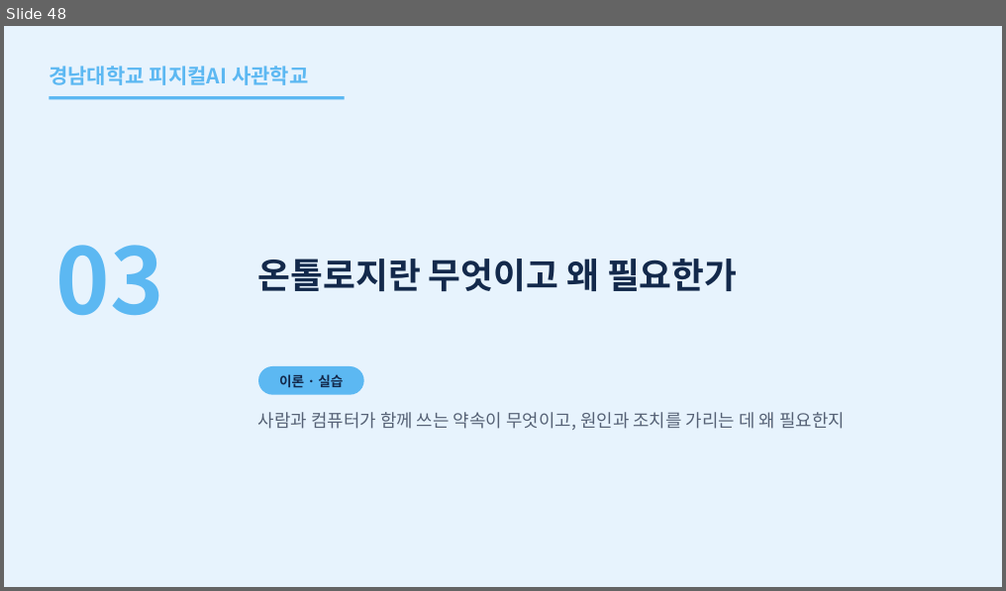
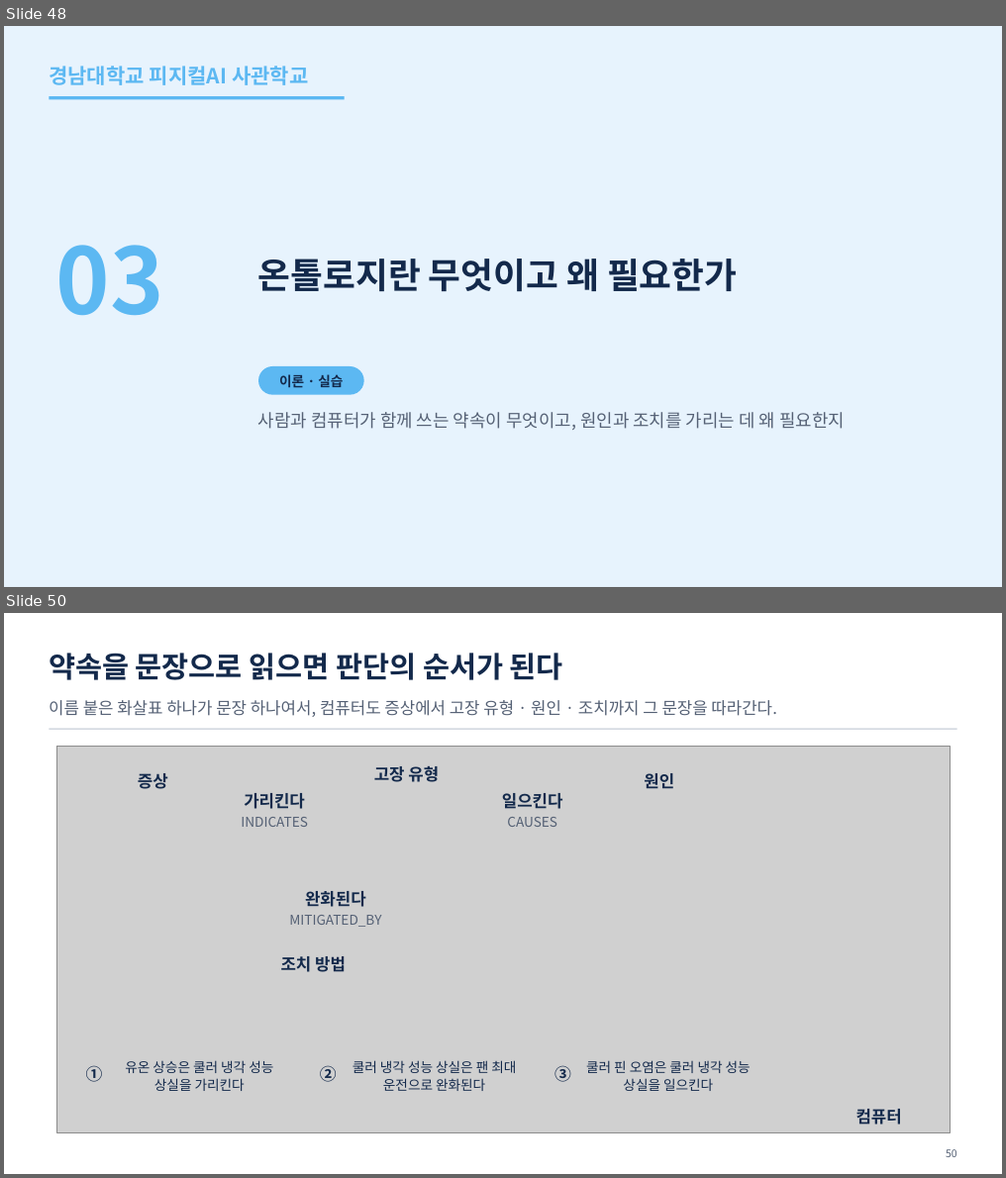
Before and after one commit to uengine-oss/hyd-iot-edu, a slide deck: workspace/강의제작/산출물/통합반/이론/01회차/통합반_01일차.pptx. Shown one above the other, each under a label of ours: slide 48 before the commit, slides 48 and 50 after it; the slides between them are not shown. The pictures are 1006x591 and 1006x1178 pixels, drawn with LibreOffice and Linux fonts; fonts in the diff are those of the drawing; grey boxes stand for pictures. Boxes give left, top, right and bottom in pixels: in the first picture for what was removed or moved away, otherwise in the second. Text is boxed around its words. In the diff, an @@ line names an element or a change of style, - is before the commit and + after.

```diff
--- a/workspace/강의제작/산출물/통합반/이론/01회차/통합반_01일차.pptx
+++ b/workspace/강의제작/산출물/통합반/이론/01회차/통합반_01일차.pptx
@@ slide 50 added at (4,613,1002,1174), background #FFFFFF @@
@@ text added at (49,653,563,680), 28 pt, text #13294B, bold @@
+약속을 문장으로 읽으면 판단의 순서가 된다
@@ text added at (49,700,776,717), 16 pt, text #556175 @@
+이름 붙은 화살표 하나가 문장 하나여서, 컴퓨터도 증상에서 고장 유형 · 원인 · 조치까지 그 문장을 따라간다.
@@ rectangle added at (49,728,957,730), fill #D3D9E1 @@
@@ picture added at (56,747,949,1134) @@
@@ text added at (138,773,168,789), 16 pt, text #13294B, bold @@
+증상
@@ text added at (374,766,439,782), 16 pt, text #13294B, bold @@
+고장 유형
@@ text added at (644,773,674,789), 16 pt, text #13294B, bold @@
+원인
@@ text added at (241,793,308,827), 13 pt, text #556175 @@
+가리킨다
+INDICATES
@@ text added at (502,793,563,827), 13 pt, text #556175 @@
+일으킨다
+CAUSES
@@ text added at (289,891,381,927), 13 pt, text #556175 @@
+완화된다
+MITIGATED_BY
@@ text added at (281,957,346,972), 16 pt, text #13294B, bold @@
+조치 방법
@@ text added at (86,1065,103,1082), 16 pt, text #13294B, bold @@
+①
@@ text added at (125,1060,273,1091), 13 pt, text #13294B @@
+유온 상승은 쿨러 냉각 성능 상실을 가리킨다
@@ text added at (320,1065,337,1082), 16 pt, text #13294B, bold @@
+②
@@ text added at (352,1060,516,1091), 13 pt, text #13294B @@
+쿨러 냉각 성능 상실은 팬 최대 운전으로 완화된다
@@ text added at (554,1065,571,1082), 16 pt, text #13294B, bold @@
+③
@@ text added at (586,1060,750,1091), 13 pt, text #13294B @@
+쿨러 핀 오염은 쿨러 냉각 성능 상실을 일으킨다
@@ text added at (856,1109,902,1125), 16 pt, text #13294B, bold @@
+컴퓨터
@@ text added at (945,1150,957,1157), 10 pt, text #556175 @@
+50
```
Also in this commit, not shown: 23 slides changed, 1 other slide added, 14 other files.
